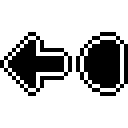
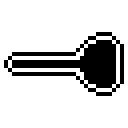
Layered file, before and after one edit (128px x 128px). Changes by layer:
painted on "tween" over [0, 32, 128, 96]
